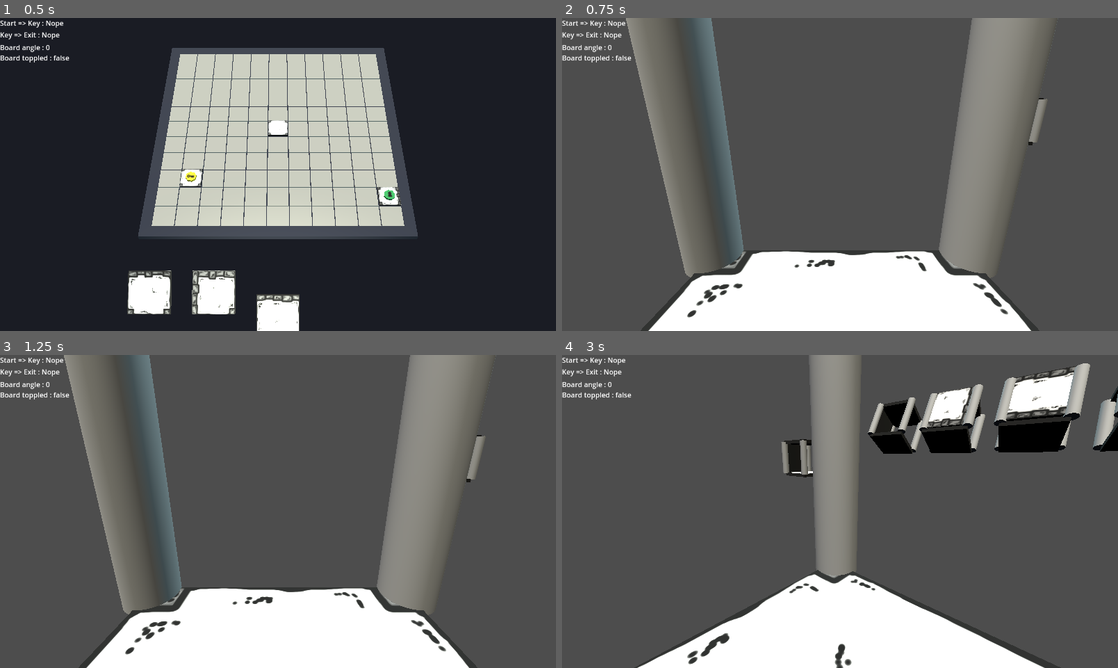
Above: before the commit, frames 1-4 (two rows, left to right).
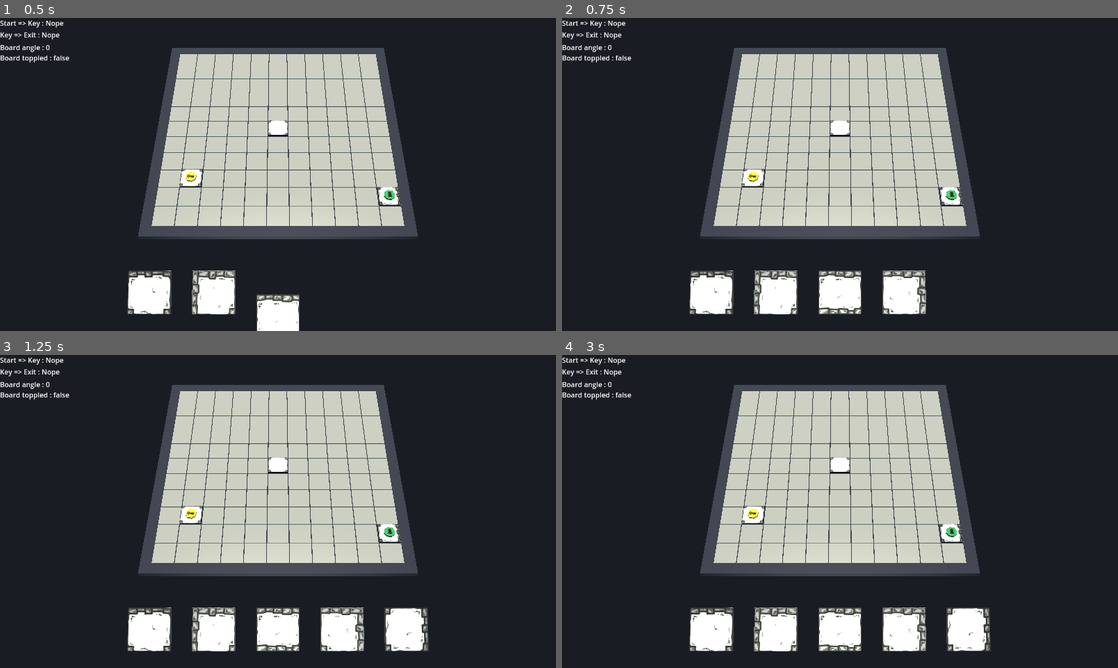
Above: after the commit, the same moments.

Repository: Cybierre-Koffee-Studio/GameOff2023
Game: Godot game, scene res://scenes/main.tscn
Same seed, same stepped clock (60 frames per second), same inputs: the game is played once before the commit and once after it.
Inputs (mouse positions are in pixels of both pictures, inside the frame that each line leads up to):
- Up to frame 1 (0.5 s): no input
- Up to frame 2 (0.75 s): move the mouse to (962, 158) at 0.52 s; hold D (AllerADroite) from 0.53 s (still down); tap J (changement_gameplay) at 0.6 s; click (962, 158) at 0.67 s
- Up to frame 3 (1.25 s): keep holding D (AllerADroite)
- Up to frame 4 (3 s): tap Enter at 1.25, 2.75 s; move the mouse to (728, 527) at 1.27 s; release D (AllerADroite) at 1.28 s; hold Q (AllerAGauche) 1.28-2.03 s; tap S (Reculer) at 1.35 s; tap J (changement_gameplay) at 1.55, 2.1 s; tap Space at 2 s; move the mouse to (895, 442) at 2.02 s; hold D (AllerADroite) 2.03-2.78 s; move the mouse to (812, 574) at 2.77 s; hold Z (Avancer) from 2.78 s (still down); tap E (rotaCamDroite) at 2.85 s; click (812, 574) at 2.92 s

Frame 1 is identical in both runs. In frame 2, 92% of the frame differs, in the area x 0-100%, y 0-100%; in frame 3, 91%; in frame 4, 91%.

Commit message:
crawler

Diff:
--- a/godot/ProtoCrawler/joueur.gd
+++ b/godot/ProtoCrawler/joueur.gd
@@ -9,7 +9,7 @@
 var is_moving = false
 var cam_is_rotating = false
 
-func _physics_process(delta):
+func _physics_process(_delta):
 
     if Input.is_action_just_pressed("rotaCamDroite") and !cam_is_rotating:
         cam_is_rotating = true
@@ -17,9 +17,6 @@
     if Input.is_action_just_pressed("rotaCamGauche") and !cam_is_rotating:
         cam_is_rotating = true
         turn_cam(Vector3(0, 90, 0))
-    if Input.is_action_just_pressed("changement_gameplay") :
-        $Camera3D.current = true
-        get_tree().call_group("TILE_ZONE", "activate")
     if Input.is_action_just_pressed("Avancer") :
         if $RayCastForward.is_colliding() and !is_moving:
             is_moving = true
@@ -51,3 +48,6 @@
     tween.tween_property($".", "rotation_degrees", target_deg, 0.25)
     await get_tree().create_timer(0.25).timeout
     cam_is_rotating = false
+
+func set_cam_current():
+    $Camera3D.current = true
--- a/godot/ProtoCrawler/joueur.tscn
+++ b/godot/ProtoCrawler/joueur.tscn
@@ -18,7 +18,7 @@
 mesh = SubResource("CapsuleMesh_goy86")
 
 [node name="CollisionShape3D2" type="CollisionShape3D" parent="."]
-transform = Transform3D(1, 0, 0, 0, 1, 0, 0, 0, 1, 0, 0.557087, 0)
+transform = Transform3D(1, 0, 0, 0, 1, 0, 0, 0, 1, 0, 0.49255, 0)
 shape = SubResource("ConvexPolygonShape3D_3x555")
 
 [node name="RayCastBack" type="RayCast3D" parent="."]
@@ -50,5 +50,5 @@
 collide_with_bodies = false
 
 [node name="Camera3D" type="Camera3D" parent="."]
-transform = Transform3D(-4.2222e-08, 0.258819, -0.965926, 1.13133e-08, 0.965926, 0.258819, 1, 5.24025e-14, -4.37114e-08, -0.199631, 0.661601, 0)
+transform = Transform3D(-4.2222e-08, 0.258819, -0.965926, 1.13133e-08, 0.965926, 0.258819, 1, 4.61853e-14, -4.37114e-08, -0.199631, 0.383878, 0)
 cull_mask = 1048574
--- /dev/null
+++ b/godot/ProtoCrawler/key.gd
@@ -0,0 +1,38 @@
+extends StaticBody3D
+
+#------------------------------------------
+# Signaux
+#------------------------------------------
+
+#------------------------------------------
+# Exports
+#------------------------------------------
+
+#------------------------------------------
+# Variables publiques
+#------------------------------------------
+
+#------------------------------------------
+# Variables privées
+#------------------------------------------
+
+#------------------------------------------
+# Fonctions Godot redéfinies
+#------------------------------------------
+
+func _physics_process(_delta:float):
+    $MeshInstance3D.rotate_y(0.075)
+
+#------------------------------------------
+# Fonctions publiques
+#------------------------------------------
+
+#------------------------------------------
+# Fonctions privées
+#------------------------------------------
+
+
+
+func _on_area_3d_body_entered(_body):
+    get_tree().call_group("TRAPPE", "ouvrir_trappe")
+    queue_free()
--- /dev/null
+++ b/godot/ProtoCrawler/key.tscn
@@ -0,0 +1,67 @@
+[gd_scene load_steps=10 format=3 uid="uid://dbau1hjw0klkj"]
+
+[ext_resource type="Script" path="res://ProtoCrawler/key.gd" id="1_ipljv"]
+
+[sub_resource type="StandardMaterial3D" id="StandardMaterial3D_ewkun"]
+albedo_color = Color(1, 0.752941, 0, 1)
+
+[sub_resource type="TorusMesh" id="TorusMesh_318x1"]
+material = SubResource("StandardMaterial3D_ewkun")
+
+[sub_resource type="StandardMaterial3D" id="StandardMaterial3D_lb8ug"]
+albedo_color = Color(1, 0.752941, 0, 1)
+
+[sub_resource type="CylinderMesh" id="CylinderMesh_mxoje"]
+material = SubResource("StandardMaterial3D_lb8ug")
+top_radius = 0.3
+bottom_radius = 0.2
+
+[sub_resource type="StandardMaterial3D" id="StandardMaterial3D_5dxrs"]
+albedo_color = Color(1, 0.752941, 0, 1)
+
+[sub_resource type="CylinderMesh" id="CylinderMesh_osd8e"]
+material = SubResource("StandardMaterial3D_5dxrs")
+top_radius = 0.25
+bottom_radius = 0.2
+height = 0.7
+
+[sub_resource type="CylinderMesh" id="CylinderMesh_qceik"]
+material = SubResource("StandardMaterial3D_5dxrs")
+top_radius = 0.2
+bottom_radius = 0.2
+height = 0.5
+
+[sub_resource type="SphereShape3D" id="SphereShape3D_kc0j5"]
+radius = 0.283672
+
+[node name="key" type="StaticBody3D"]
+script = ExtResource("1_ipljv")
+
+[node name="MeshInstance3D" type="MeshInstance3D" parent="."]
+transform = Transform3D(-4.37114e-09, 0.1, 0, -0.0866025, -3.78552e-09, 0.05, 0.05, 2.18557e-09, 0.0866025, 0, 0.304637, 0)
+layers = 512
+mesh = SubResource("TorusMesh_318x1")
+
+[node name="MeshInstance3D" type="MeshInstance3D" parent="MeshInstance3D"]
+transform = Transform3D(-4.37114e-08, 1, 0, -1, -4.37114e-08, 0, 0, 0, 1, 1.6411, 7.17349e-08, 0)
+layers = 512
+mesh = SubResource("CylinderMesh_mxoje")
+
+[node name="MeshInstance3D2" type="MeshInstance3D" parent="MeshInstance3D"]
+transform = Transform3D(4.1034e-08, 0.0306258, 0.999531, -1, -8.60841e-08, 4.36909e-08, 8.73818e-08, -0.999531, 0.0306258, 2.40378, 0.0288025, -0.482127)
+layers = 512
+mesh = SubResource("CylinderMesh_osd8e")
+
+[node name="MeshInstance3D3" type="MeshInstance3D" parent="MeshInstance3D"]
+transform = Transform3D(4.1034e-08, 0.0306258, 0.999531, -1, -8.60841e-08, 4.36909e-08, 8.73818e-08, -0.999531, 0.0306258, 1.85174, 0.0288025, -0.482127)
+layers = 512
+mesh = SubResource("CylinderMesh_qceik")
+
+[node name="Area3D" type="Area3D" parent="."]
+transform = Transform3D(1, 0, 0, 0, 1, 0, 0, 0, 1, 0, 0.258839, 0)
+collision_layer = 0
+
+[node name="CollisionShape3D" type="CollisionShape3D" parent="Area3D"]
+shape = SubResource("SphereShape3D_kc0j5")
+
+[connection signal="body_entered" from="Area3D" to="." method="_on_area_3d_body_entered"]
--- /dev/null
+++ b/godot/ProtoCrawler/trappe.gd
@@ -0,0 +1,41 @@
+extends StaticBody3D
+
+#------------------------------------------
+# Signaux
+#------------------------------------------
+
+#------------------------------------------
+# Exports
+#------------------------------------------
+
+#------------------------------------------
+# Variables publiques
+#------------------------------------------
+
+#------------------------------------------
+# Variables privées
+#------------------------------------------
+
+#------------------------------------------
+# Fonctions Godot redéfinies
+#------------------------------------------
+
+func _ready():
+    pass
+
+func _process(_delta:float):
+    pass
+
+func _physics_process(_delta:float):
+    pass
+
+func ouvrir_trappe():
+    $MeshInstance3D/MeshInstance3D3.visible = true
+    $MeshInstance3D/MeshInstance3D2.visible = false
+#------------------------------------------
+# Fonctions publiques
+#------------------------------------------
+
+#------------------------------------------
+# Fonctions privées
+#------------------------------------------
--- /dev/null
+++ b/godot/ProtoCrawler/trappe.tscn
@@ -0,0 +1,48 @@
+[gd_scene load_steps=7 format=3 uid="uid://lum6j3jpjeg3"]
+
+[ext_resource type="Script" path="res://ProtoCrawler/trappe.gd" id="1_pjnka"]
+
+[sub_resource type="StandardMaterial3D" id="StandardMaterial3D_tgfxi"]
+albedo_color = Color(0.278431, 0.156863, 0.0705882, 1)
+
+[sub_resource type="BoxMesh" id="BoxMesh_248aa"]
+material = SubResource("StandardMaterial3D_tgfxi")
+size = Vector3(1, 0.2, 1)
+
+[sub_resource type="BoxMesh" id="BoxMesh_tj4i1"]
+material = SubResource("StandardMaterial3D_tgfxi")
+size = Vector3(0.8, 0.05, 0.8)
+
+[sub_resource type="StandardMaterial3D" id="StandardMaterial3D_qnqml"]
+albedo_color = Color(0, 0, 0, 1)
+
+[sub_resource type="BoxMesh" id="BoxMesh_viukr"]
+material = SubResource("StandardMaterial3D_qnqml")
+size = Vector3(0.8, 0.05, 0.8)
+
+[node name="trappe" type="StaticBody3D" groups=["TRAPPE"]]
+script = ExtResource("1_pjnka")
+
+[node name="MeshInstance3D" type="MeshInstance3D" parent="."]
+transform = Transform3D(0.5, 0, 0, 0, 0.5, 0, 0, 0, 0.5, 0, 0.0142214, 0)
+layers = 512
+mesh = SubResource("BoxMesh_248aa")
+
+[node name="MeshInstance3D2" type="MeshInstance3D" parent="MeshInstance3D"]
+transform = Transform3D(1, 0, 0, 0, 1, 0, 0, 0, 1, 0, 0.124216, 0)
+layers = 512
+mesh = SubResource("BoxMesh_tj4i1")
+skeleton = NodePath("../..")
+
+[node name="MeshInstance3D4" type="MeshInstance3D" parent="MeshInstance3D"]
+transform = Transform3D(1, 0, 0, 0, 1, 0, 0, 0, 1, 0, 0.0800834, 0)
+layers = 512
+mesh = SubResource("BoxMesh_viukr")
+skeleton = NodePath("../..")
+
+[node name="MeshInstance3D3" type="MeshInstance3D" parent="MeshInstance3D"]
+transform = Transform3D(1, 0, 0, 0, 0.5, 0.866025, 0, -0.866025, 0.5, 0, 0.462138, -0.21707)
+visible = false
+layers = 512
+mesh = SubResource("BoxMesh_tj4i1")
+skeleton = NodePath("../..")
--- a/godot/ProtoCrawler/tuiles_design/tileCouloir.tscn
+++ b/godot/ProtoCrawler/tuiles_design/tileCouloir.tscn
@@ -49,13 +49,14 @@
 [sub_resource type="CylinderMesh" id="CylinderMesh_2dmn6"]
 top_radius = 0.1
 bottom_radius = 0.1
-height = 1.0
+height = 0.6
 
 [sub_resource type="SphereShape3D" id="SphereShape3D_4gxxx"]
 radius = 0.3
 
 [node name="TileModel" type="StaticBody3D"]
 transform = Transform3D(0.96, 0, 0, 0, 0.96, 0, 0, 0, 0.96, 0, 0, 0)
+collision_layer = 0
 
 [node name="mesh" type="MeshInstance3D" parent="."]
 transform = Transform3D(0.5, 0, 0, 0, 0.5, 0, 0, 0, 0.5, 0, 0, 0)
@@ -69,7 +70,7 @@
 shape = SubResource("ConvexPolygonShape3D_ogbim")
 
 [node name="mesh2" type="MeshInstance3D" parent="."]
-transform = Transform3D(0.5, 0, 0, 0, 0.5, 0, 0, 0, 0.5, 0, 1.01185, 0)
+transform = Transform3D(0.5, 0, 0, 0, 0.5, 0, 0, 0, 0.5, 0, 0.637134, 0)
 layers = 512
 mesh = SubResource("ArrayMesh_bnvsw")
 skeleton = NodePath("")
@@ -90,22 +91,22 @@
 surface_material_override/0 = SubResource("StandardMaterial3D_24exy")
 
 [node name="MeshInstance3D" type="MeshInstance3D" parent="."]
-transform = Transform3D(1, 0, 0, 0, 1, 0, 0, 0, 1, -0.494469, 0.577894, 0.497549)
+transform = Transform3D(1, 0, 0, 0, 1, 0, 0, 0, 1, -0.494469, 0.355782, 0.497549)
 layers = 512
 mesh = SubResource("CylinderMesh_2dmn6")
 
 [node name="MeshInstance3D2" type="MeshInstance3D" parent="."]
-transform = Transform3D(1, 0, 0, 0, 1, 0, 0, 0, 1, -0.494469, 0.577894, -0.487402)
+transform = Transform3D(1, 0, 0, 0, 1, 0, 0, 0, 1, -0.494469, 0.355782, -0.487402)
 layers = 512
 mesh = SubResource("CylinderMesh_2dmn6")
 
 [node name="MeshInstance3D3" type="MeshInstance3D" parent="."]
-transform = Transform3D(1, 0, 0, 0, 1, 0, 0, 0, 1, 0.472203, 0.577894, 0.497549)
+transform = Transform3D(1, 0, 0, 0, 1, 0, 0, 0, 1, 0.472203, 0.355782, 0.497549)
 layers = 512
 mesh = SubResource("CylinderMesh_2dmn6")
 
 [node name="MeshInstance3D4" type="MeshInstance3D" parent="."]
-transform = Transform3D(1, 0, 0, 0, 1, 0, 0, 0, 1, 0.472203, 0.577894, -0.487403)
+transform = Transform3D(1, 0, 0, 0, 1, 0, 0, 0, 1, 0.472203, 0.355782, -0.487403)
 layers = 512
 mesh = SubResource("CylinderMesh_2dmn6")
 
--- a/godot/ProtoCrawler/tuiles_design/tileEnT.tscn
+++ b/godot/ProtoCrawler/tuiles_design/tileEnT.tscn
@@ -49,13 +49,14 @@
 [sub_resource type="CylinderMesh" id="CylinderMesh_2dmn6"]
 top_radius = 0.1
 bottom_radius = 0.1
-height = 1.0
+height = 0.6
 
 [sub_resource type="SphereShape3D" id="SphereShape3D_ffhnw"]
 radius = 0.3
 
 [node name="TileModel" type="StaticBody3D"]
 transform = Transform3D(0.96, 0, 0, 0, 0.96, 0, 0, 0, 0.96, 0, 0, 0)
+collision_layer = 0
 
 [node name="mesh" type="MeshInstance3D" parent="."]
 transform = Transform3D(0.5, 0, 0, 0, 0.5, 0, 0, 0, 0.5, 0, 0, 0)
@@ -69,7 +70,7 @@
 shape = SubResource("ConvexPolygonShape3D_qtcct")
 
 [node name="mesh2" type="MeshInstance3D" parent="."]
-transform = Transform3D(0.5, 0, 0, 0, 0.5, 0, 0, 0, 0.5, 0, 1.01185, 0)
+transform = Transform3D(0.5, 0, 0, 0, 0.5, 0, 0, 0, 0.5, 0, 0.648691, 0)
 layers = 512
 mesh = SubResource("ArrayMesh_bnvsw")
 skeleton = NodePath("")
@@ -83,22 +84,22 @@
 surface_material_override/0 = SubResource("StandardMaterial3D_24exy")
 
 [node name="MeshInstance3D" type="MeshInstance3D" parent="."]
-transform = Transform3D(1, 0, 0, 0, 1, 0, 0, 0, 1, -0.494469, 0.577894, 0.497549)
+transform = Transform3D(1, 0, 0, 0, 1, 0, 0, 0, 1, -0.494469, 0.39068, 0.497549)
 layers = 512
 mesh = SubResource("CylinderMesh_2dmn6")
 
 [node name="MeshInstance3D2" type="MeshInstance3D" parent="."]
-transform = Transform3D(1, 0, 0, 0, 1, 0, 0, 0, 1, -0.494469, 0.577894, -0.487402)
+transform = Transform3D(1, 0, 0, 0, 1, 0, 0, 0, 1, -0.494469, 0.39068, -0.487402)
 layers = 512
 mesh = SubResource("CylinderMesh_2dmn6")
 
 [node name="MeshInstance3D3" type="MeshInstance3D" parent="."]
-transform = Transform3D(1, 0, 0, 0, 1, 0, 0, 0, 1, 0.472203, 0.577894, 0.497549)
+transform = Transform3D(1, 0, 0, 0, 1, 0, 0, 0, 1, 0.472203, 0.39068, 0.497549)
 layers = 512
 mesh = SubResource("CylinderMesh_2dmn6")
 
 [node name="MeshInstance3D4" type="MeshInstance3D" parent="."]
-transform = Transform3D(1, 0, 0, 0, 1, 0, 0, 0, 1, 0.472203, 0.577894, -0.487403)
+transform = Transform3D(1, 0, 0, 0, 1, 0, 0, 0, 1, 0.472203, 0.39068, -0.487403)
 layers = 512
 mesh = SubResource("CylinderMesh_2dmn6")
 
--- a/godot/ProtoCrawler/tuiles_design/tileOuvert.tscn
+++ b/godot/ProtoCrawler/tuiles_design/tileOuvert.tscn
@@ -49,13 +49,14 @@
 [sub_resource type="CylinderMesh" id="CylinderMesh_2dmn6"]
 top_radius = 0.1
 bottom_radius = 0.1
-height = 1.0
+height = 0.6
 
 [sub_resource type="SphereShape3D" id="SphereShape3D_qc54n"]
 radius = 0.3
 
 [node name="TileModel" type="StaticBody3D"]
 transform = Transform3D(0.96, 0, 0, 0, 0.96, 0, 0, 0, 0.96, 0, 0, 0)
+collision_layer = 0
 
 [node name="mesh" type="MeshInstance3D" parent="."]
 transform = Transform3D(0.5, 0, 0, 0, 0.5, 0, 0, 0, 0.5, 0, 0, 0)
@@ -69,29 +70,29 @@
 shape = SubResource("ConvexPolygonShape3D_n0flx")
 
 [node name="mesh2" type="MeshInstance3D" parent="."]
-transform = Transform3D(0.5, 0, 0, 0, 0.5, 0, 0, 0, 0.5, 0, 1.01185, 0)
+transform = Transform3D(0.5, 0, 0, 0, 0.5, 0, 0, 0, 0.5, 0, 0.633837, 0)
 layers = 512
 mesh = SubResource("ArrayMesh_bnvsw")
 skeleton = NodePath("")
 surface_material_override/0 = SubResource("StandardMaterial3D_24exy")
 
 [node name="MeshInstance3D" type="MeshInstance3D" parent="."]
-transform = Transform3D(1, 0, 0, 0, 1, 0, 0, 0, 1, -0.494469, 0.577894, 0.497549)
+transform = Transform3D(1, 0, 0, 0, 1, 0, 0, 0, 1, -0.494469, 0.355781, 0.497549)
 layers = 512
 mesh = SubResource("CylinderMesh_2dmn6")
 
 [node name="MeshInstance3D2" type="MeshInstance3D" parent="."]
-transform = Transform3D(1, 0, 0, 0, 1, 0, 0, 0, 1, -0.494469, 0.577894, -0.487402)
+transform = Transform3D(1, 0, 0, 0, 1, 0, 0, 0, 1, -0.494469, 0.355781, -0.487402)
 layers = 512
 mesh = SubResource("CylinderMesh_2dmn6")
 
 [node name="MeshInstance3D3" type="MeshInstance3D" parent="."]
-transform = Transform3D(1, 0, 0, 0, 1, 0, 0, 0, 1, 0.472203, 0.577894, 0.497549)
+transform = Transform3D(1, 0, 0, 0, 1, 0, 0, 0, 1, 0.472203, 0.355781, 0.497549)
 layers = 512
 mesh = SubResource("CylinderMesh_2dmn6")
 
 [node name="MeshInstance3D4" type="MeshInstance3D" parent="."]
-transform = Transform3D(1, 0, 0, 0, 1, 0, 0, 0, 1, 0.472203, 0.577894, -0.487403)
+transform = Transform3D(1, 0, 0, 0, 1, 0, 0, 0, 1, 0.472203, 0.355781, -0.487403)
 layers = 512
 mesh = SubResource("CylinderMesh_2dmn6")
 
--- a/godot/ProtoCrawler/tuiles_design/tileVirage.tscn
+++ b/godot/ProtoCrawler/tuiles_design/tileVirage.tscn
@@ -48,13 +48,14 @@
 [sub_resource type="CylinderMesh" id="CylinderMesh_2dmn6"]
 top_radius = 0.1
 bottom_radius = 0.1
-height = 1.0
+height = 0.6
 
 [sub_resource type="SphereShape3D" id="SphereShape3D_qh1me"]
 radius = 0.3
 
 [node name="TileModel" type="StaticBody3D"]
 transform = Transform3D(0.96, 0, 0, 0, 0.96, 0, 0, 0, 0.96, 0, 0, 0)
+collision_layer = 0
 
 [node name="mesh" type="MeshInstance3D" parent="."]
 transform = Transform3D(0.5, 0, 0, 0, 0.5, 0, 0, 0, 0.5, 0, 0, 0)
@@ -68,7 +69,7 @@
 shape = SubResource("ConvexPolygonShape3D_ac6jx")
 
 [node name="mesh2" type="MeshInstance3D" parent="."]
-transform = Transform3D(0.5, 0, 0, 0, 0.5, 0, 0, 0, 0.5, 0, 1.01185, 0)
+transform = Transform3D(0.5, 0, 0, 0, 0.5, 0, 0, 0, 0.5, 0, 0.66236, 0)
 layers = 512
 mesh = SubResource("ArrayMesh_bnvsw")
 skeleton = NodePath("")
@@ -89,22 +90,22 @@
 surface_material_override/0 = SubResource("StandardMaterial3D_24exy")
 
 [node name="MeshInstance3D" type="MeshInstance3D" parent="."]
-transform = Transform3D(1, 0, 0, 0, 1, 0, 0, 0, 1, -0.494469, 0.577894, 0.497549)
+transform = Transform3D(1, 0, 0, 0, 1, 0, 0, 0, 1, -0.494469, 0.375247, 0.497549)
 layers = 512
 mesh = SubResource("CylinderMesh_2dmn6")
 
 [node name="MeshInstance3D2" type="MeshInstance3D" parent="."]
-transform = Transform3D(1, 0, 0, 0, 1, 0, 0, 0, 1, -0.494469, 0.577894, -0.487402)
+transform = Transform3D(1, 0, 0, 0, 1, 0, 0, 0, 1, -0.494469, 0.375247, -0.487402)
 layers = 512
 mesh = SubResource("CylinderMesh_2dmn6")
 
 [node name="MeshInstance3D3" type="MeshInstance3D" parent="."]
-transform = Transform3D(1, 0, 0, 0, 1, 0, 0, 0, 1, 0.472203, 0.577894, 0.497549)
+transform = Transform3D(1, 0, 0, 0, 1, 0, 0, 0, 1, 0.472203, 0.375247, 0.497549)
 layers = 512
 mesh = SubResource("CylinderMesh_2dmn6")
 
 [node name="MeshInstance3D4" type="MeshInstance3D" parent="."]
-transform = Transform3D(1, 0, 0, 0, 1, 0, 0, 0, 1, 0.472203, 0.577894, -0.487403)
+transform = Transform3D(1, 0, 0, 0, 1, 0, 0, 0, 1, 0.472203, 0.375247, -0.487403)
 layers = 512
 mesh = SubResource("CylinderMesh_2dmn6")
 
--- a/godot/scenes/board/board.gd
+++ b/godot/scenes/board/board.gd
@@ -101,7 +101,7 @@
     place_starting_tile()
     place_key_tile(key_tile_zone)
     place_exit_tile(exit_tile_zone)
-
+    GlobalVars.started = true
 #func _unhandled_input(event):
 #    if event is InputEventMouseButton:
 #        if event.button_index == MOUSE_BUTTON_LEFT and event.pressed == true:
@@ -138,6 +138,10 @@
     key_token.position = Vector3(key_tile.position.x, key_tile.position.y + 0.1, key_tile.position.z)
     add_child(key_token)
 
+    var la_cle = preload("res://ProtoCrawler/key.tscn").instantiate()
+    la_cle.position = Vector3(key_tile.position.x, key_tile.position.y + 0.1, key_tile.position.z)
+    add_child(la_cle)
+
 func place_exit_tile(exit_tile_zone):
     # placement de la tuile sortie
     var exit_tile = tile_scene.instantiate()
@@ -159,6 +163,9 @@
     exit_token.position = Vector3(exit_tile.position.x, exit_tile.position.y + 0.1, exit_tile.position.z)
     add_child(exit_token)
 
+    var la_trappe = preload("res://ProtoCrawler/trappe.tscn").instantiate()
+    la_trappe.position = Vector3(exit_tile.position.x, exit_tile.position.y + 0.1, exit_tile.position.z)
+    add_child(la_trappe)
 # permet de mettre à jour les données des emplacements voisins dans GRID_MAP lors du placement d'une nouvelle tuile
 func map_tile(x, y, tile_data):
     # on supprime le tile_slot à l'emplacement où la tuile est posée
@@ -196,6 +203,8 @@
     # Modification de l'astar_grid pour le pathfinding
     # en indiquant les murs et les ouvertures de la tuile placée
     pathfinding_service.set_astargrid_solidity(x, y, tile_data[1])
+    if GlobalVars.started :
+        check_paths()
 
 # permet de vérifier si une tuile (tile) peut être placée à un emplacement (x, y)
 # en fonction de ce qu'il y a autour dudit emplacement
@@ -214,7 +223,7 @@
         && !(GRID_MAP[x][y][1] & tile_data[1])
     )
 
-func add_tile(tile_copy):
+func add_tile(_tile_copy):
     for x in GRID_SIZE:
         for y in GRID_SIZE:
             var slot = GRID_MAP[x][y][0]
@@ -234,12 +243,13 @@
     tween.tween_property(tile, "position:y", BOARD_THICKNESS, 0.8).set_trans(Tween.TRANS_QUINT).set_ease(Tween.EASE_OUT)
     tween.tween_callback(map_tile.bind(tile_x, tile_y, tile.get_tile_data()))
     tip(tile.position.x*0.8)
-    check_paths()
 
 func check_paths():
     if is_path_start_key():
+        GlobalVars.key_reliee = true
         emit_signal("has_path_start_key")
     if is_path_key_exit():
+        GlobalVars.fin_reliee = true
         emit_signal("has_path_key_exit")
 
 func tip(angle):
@@ -249,6 +259,10 @@
     emit_signal("board_tipped", new_angle)
     if abs(new_angle) > GRID_SIZE*4/5 :
         emit_signal("board_toppled")
+
+func set_flat():
+    rotation_degrees.z = 0
+    print("ta mère la pute")
 
 func on_tile_selected(tile):
     GlobalVars.selected_tile_rotation = tile.rotation.y
--- a/godot/scenes/board/tile_slot.gd
+++ b/godot/scenes/board/tile_slot.gd
@@ -38,7 +38,7 @@
         else:
             board.selected_tile_copy.visible = false
 
-func emit_add_tile(tile):
+func emit_add_tile(_tile):
     add_tile.emit(self)
 
 #func _on_area_3d_mouse_exited():
--- a/godot/scenes/global/global_vars.gd
+++ b/godot/scenes/global/global_vars.gd
@@ -3,8 +3,14 @@
 var selected_tile : Tile
 var selected_tile_rotation
 var hand_size
+var started = false
+var fin_reliee = false
+var key_reliee = false
 
 func _init():
     hand_size = 5
     selected_tile = null
     selected_tile_rotation = 0
+    fin_reliee = false
+    key_reliee = false
+    started = false
--- a/godot/scenes/main.gd
+++ b/godot/scenes/main.gd
@@ -44,3 +44,16 @@
 
 func on_board_toppled():
     game_over()
+
+func _on_plateau_has_path_key_exit():
+    can_start_explo()
+
+func _on_plateau_has_path_start_key():
+    can_start_explo()
+
+func can_start_explo():
+    if GlobalVars.fin_reliee and GlobalVars.key_reliee :
+        get_tree().call_group("TILE_ZONE", "activate")
+        $joueur.set_cam_current()
+        await get_tree().create_timer(2.5).timeout
+        $Plateau.set_flat()
--- a/godot/scenes/main.tscn
+++ b/godot/scenes/main.tscn
@@ -53,3 +53,6 @@
 [node name="GameHUD" parent="." instance=ExtResource("4_muk8p")]
 
 [node name="joueur" parent="." instance=ExtResource("5_31lb7")]
+
+[connection signal="has_path_key_exit" from="Plateau" to="." method="_on_plateau_has_path_key_exit"]
+[connection signal="has_path_start_key" from="Plateau" to="." method="_on_plateau_has_path_start_key"]
